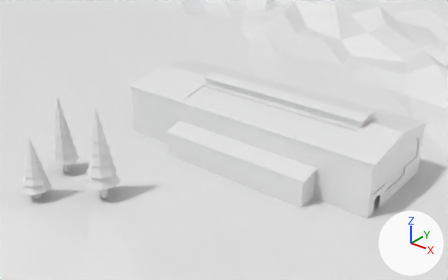
Before and after pictures for a commit that changed the OBJ model res/ewerk.obj.
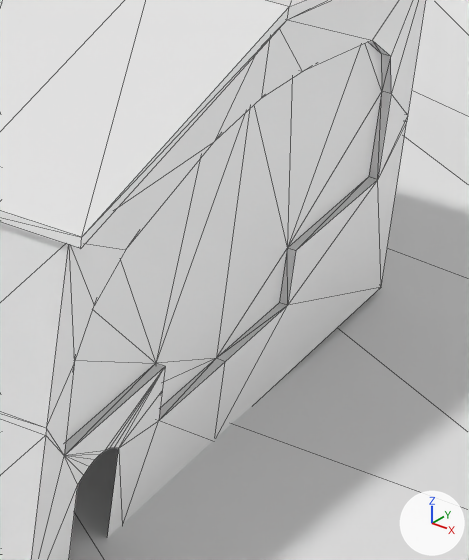
Old and new are each drawn whole from a camera (50 mm lens) standing at (2.17, -3.19, 1.94) and looking at (0.04, -0.52, 0.29) and again close up on the part from 81% to 96% of the width and 47% to 75% of the height. The lights are fixed; the arrows at lower right show +X, +Y and +Z. The close-ups show mesh edges as thin lines. Where no turn or scale is listed for an object, it has been applied to the vertices.

The scene before the commit, as lines of its bpy script (objects in view):
```python
me_ewerk_cylinder_002_cylinder_003 = bpy.data.meshes.new('ewerk_Cylinder.002_Cylinder.003')
me_ewerk_cylinder_002_cylinder_003.from_pydata(...)  # 536 vertices, 1022 faces; spans x -0.97..0.95, y -0.49..0.36, z 0.0..0.46
me_newground_plane_001 = bpy.data.meshes.new('newground_Plane.001')
me_newground_plane_001.from_pydata(...)  # 1089 vertices, 2048 faces; spans x -5.53..6.95, y -6.7..5.92, z -0.08..0.22
ob_ewerk_cylinder_002_cylinder_003 = bpy.data.objects.new('ewerk_Cylinder.002_Cylinder.003', me_ewerk_cylinder_002_cylinder_003)
ob_ewerk_cylinder_002_cylinder_003.location = (0.0, 0.0, 0.0)
ob_newground_plane_001 = bpy.data.objects.new('newground_Plane.001', me_newground_plane_001)
ob_newground_plane_001.location = (0.0, 0.0, 0.0)
```
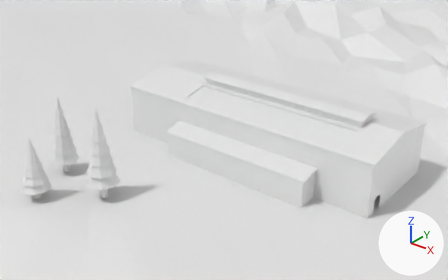
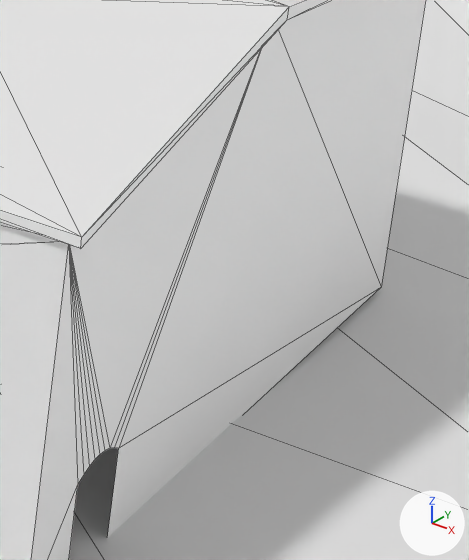
Commit message: Update ewerk model

The change in detail:
me_ewerk_cylinder_002_cylinder_003 is used by ob_ewerk_cylinder_002_cylinder_003; location (0.0, 0.0, 0.0).
me_ewerk_cylinder_002_cylinder_003 had 536 vertices, 1022 faces and spanned x -0.97..0.95, y -0.49..0.36, z 0.0..0.46.
me_ewerk_cylinder_002_cylinder_003 now has 83 vertices, 153 faces and spans x -0.97..0.95, y -0.49..0.36, z 0.0..0.46.
me_ewerk_cylinder_002_cylinder_003 part 1: 1 vertex moved within x -0.49, y -0.35, z 0.35; 453 vertices removed from x -0.95..0.94, y -0.49..0.36, z 0.0..0.46.

What differs and where, as boxes (x1, y1, x2, y2) in the close-ups (469 x 560 px):
part 1 of me_ewerk_cylinder_002_cylinder_003, cut back
    before: (0, 0, 422, 560)
    after: (0, 219, 75, 247)
